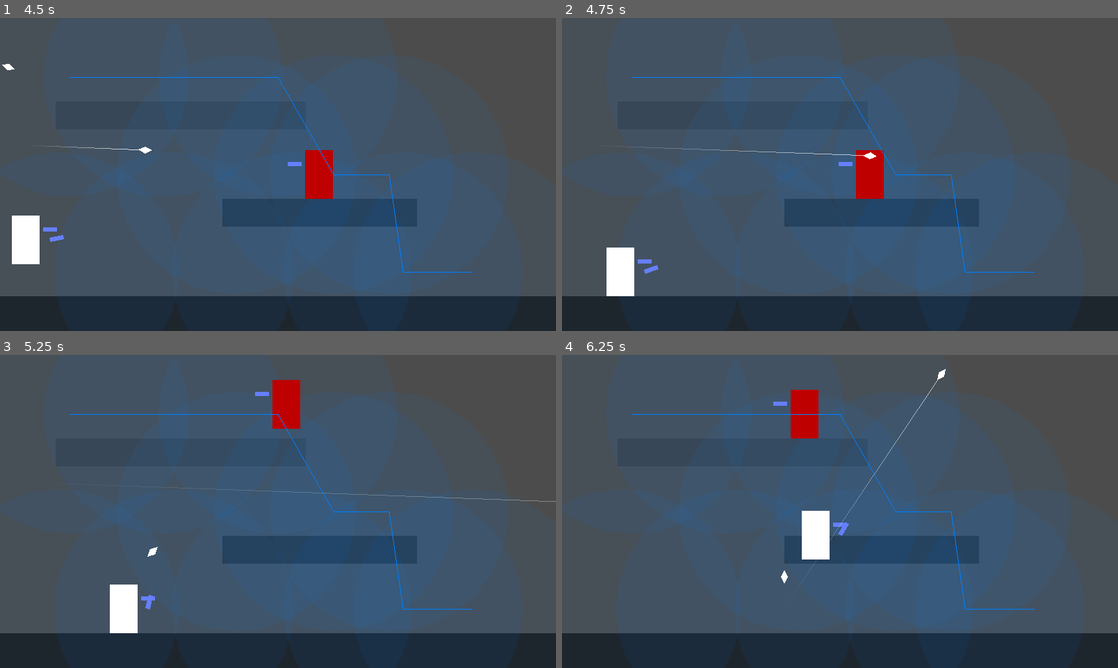
Above: before the commit, frames 1-4 (two rows, left to right).
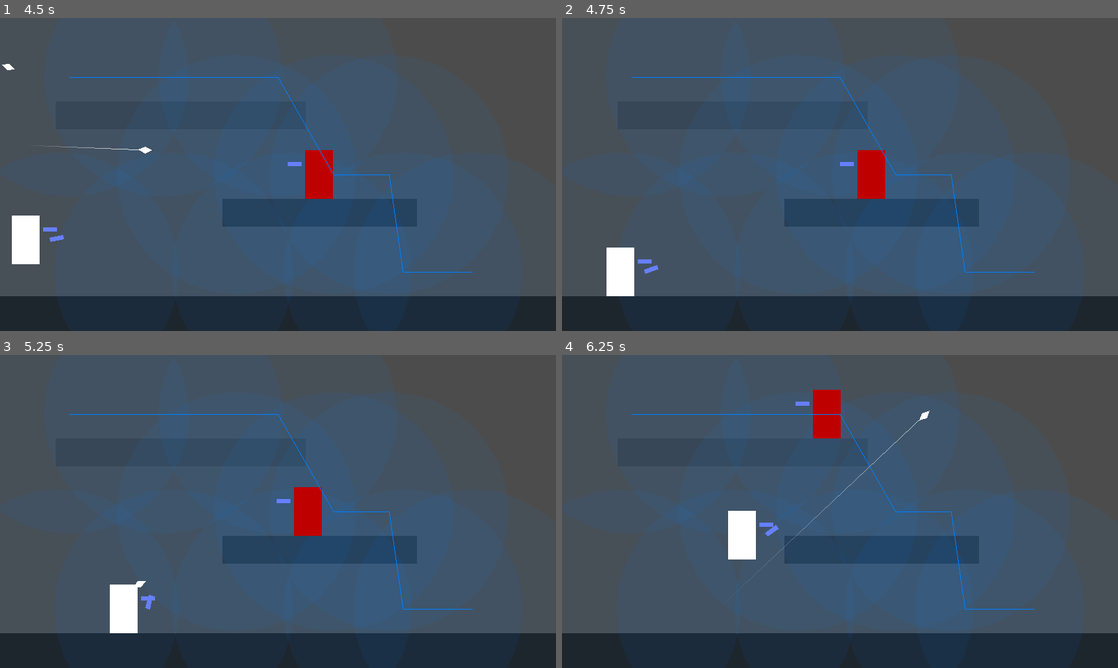
Above: after the commit, the same moments.

Repository: zhyrin0/through-the-looking-glass
Game: Godot game, scene res://tests/enemy_movement/test.tscn
The game is run twice, just before and just after one commit, with the same random seed, the same clock (stepped at 60 frames per second) and the same inputs. This scene is started directly instead of the project's main scene. Sound files missing from this copy of the repository are replaced by a short silence.
Inputs (mouse positions are in pixels of both pictures, inside the frame that each line leads up to):
- Up to frame 1 (4.5 s): move the mouse to (250, 237) at 0.52 s; press the mouse at (250, 237) at 0.53 s; hold D (move_right) 0.53-2.03 s; tap Space (move_jump) at 0.77, 1.52, 3.02, 3.77 s; move the mouse to (444, 221) at 1.27 s; release the mouse at (444, 221) at 1.28 s; click (444, 221) at 1.35 s; move the mouse to (111, 127) at 2.02 s; press the mouse at (111, 127) at 2.03 s; hold A (move_left) 2.03-4.28 s; tap S (move_fall) at 2.1, 4.35 s; move the mouse to (305, 174) at 2.77 s; release the mouse at (305, 174) at 2.78 s; click (305, 174) at 2.85 s; move the mouse to (194, 96) at 3.52 s; press the mouse at (194, 96) at 3.53 s; move the mouse to (400, 158) at 4.27 s; release the mouse at (400, 158) at 4.28 s; hold D (move_right) from 4.28 s (still down)
- Up to frame 2 (4.75 s): keep holding D (move_right); tap Space (move_jump) at 4.52 s; click (962, 158) at 4.55 s
- Up to frame 3 (5.25 s): keep holding D (move_right); move the mouse to (166, 527) at 5.02 s; press the mouse at (166, 527) at 5.03 s
- Up to frame 4 (6.25 s): keep holding D (move_right); move the mouse to (895, 442) at 5.77 s; release the mouse at (895, 442) at 5.78 s; click (895, 442) at 5.85 s; tap Space (move_jump) at 6.02 s

Frame 1 is identical in both runs. In frame 2, 0.2% of the frame differs, in the area x 14-59%, y 41-58%; in frame 3, 1.8%; in frame 4, 3.2%, in the area x 29-69%, y 4-73%.

Commit message:
Set projectile target collision mask when creating int

Diff:
--- a/src/enemy/enemy.gd
+++ b/src/enemy/enemy.gd
@@ -52,9 +52,9 @@
 				velocity.x = 0.0
 				movement_cooldown.start()
 				var projectile := ProjectileScene.instance() as Projectile
-				projectile.init(projectile_pos.global_position,
+				projectile.init(Projectile.Owner.ENEMY, projectile_pos.global_position,
 						(player.global_position - projectile_pos.global_position).normalized(),
-						true)
+						false)
 				get_parent().add_child(projectile)
 				attack_cooldown.start()
 
@@ -109,7 +109,7 @@
 	if not sign(global_position.direction_to(player.global_position).x) == direction_pivot.scale.x:
 		return
 	var projectile := ProjectileScene.instance() as Projectile
-	projectile.init(projectile_pos.global_position,
+	projectile.init(Projectile.Owner.ENEMY, projectile_pos.global_position,
 			(player.global_position - projectile_pos.global_position).normalized(),
 			false)
 	get_parent().add_child(projectile)
--- a/src/player/player.gd
+++ b/src/player/player.gd
@@ -31,7 +31,7 @@
 			charge_audio_triggered = true
 	if can_attack and Input.is_action_just_released("attack"):
 		var projectile := ProjectileScene.instance() as Projectile
-		projectile.init(projectile_pos.global_position,
+		projectile.init(Projectile.Owner.PLAYER, projectile_pos.global_position,
 				(get_global_mouse_position() - projectile_pos.global_position).normalized(),
 				attack_charge >= strong_charge)
 		get_parent().add_child(projectile)
--- a/src/projectile/projectile.gd
+++ b/src/projectile/projectile.gd
@@ -1,5 +1,10 @@
 extends KinematicBody2D
 
+
+enum Owner {
+	PLAYER = 0,
+	ENEMY = 1,
+}
 
 export(int) var speed: int
 var start_global_pos := Vector2.ZERO
@@ -9,7 +14,7 @@
 onready var delete_timer := $DeleteTimer as Timer
 
 
-func init(p_start_global_pos: Vector2, p_direction: Vector2, p_is_strong: bool) -> void:
+func init(p_owner: int, p_start_global_pos: Vector2, p_direction: Vector2, p_is_strong: bool) -> void:
 	start_global_pos = p_start_global_pos
 	direction = p_direction
 	is_strong = p_is_strong
@@ -17,6 +22,7 @@
 
 	global_position = p_start_global_pos
 	rotation = direction.angle()
+	set_collision_mask_bit(1 - p_owner, true)
 	var shoot_audio := $ShootAudio as AudioStreamPlayer
 	shoot_audio.pitch_scale = rand_range(0.9, 1.1)
 
